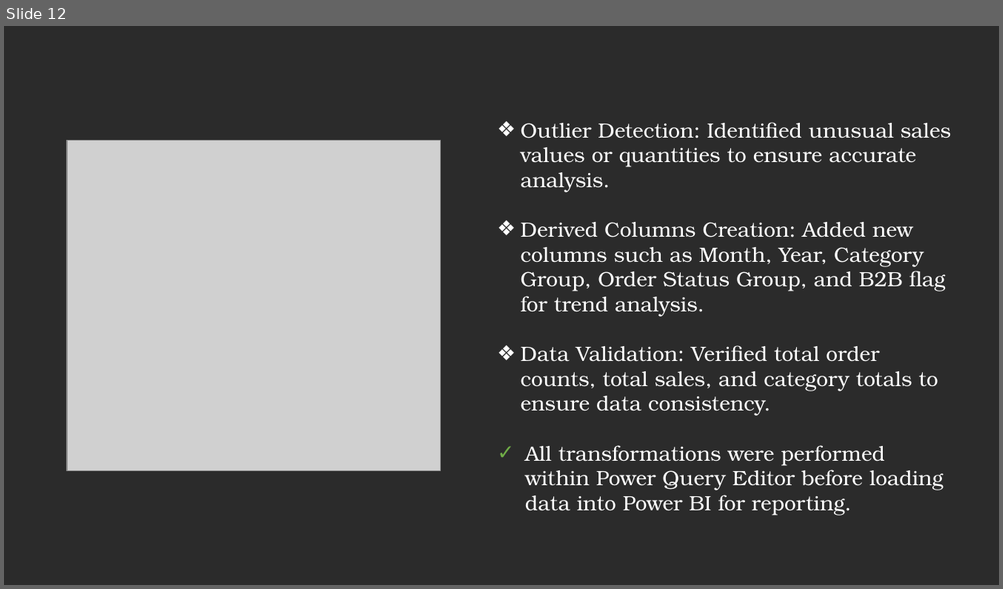
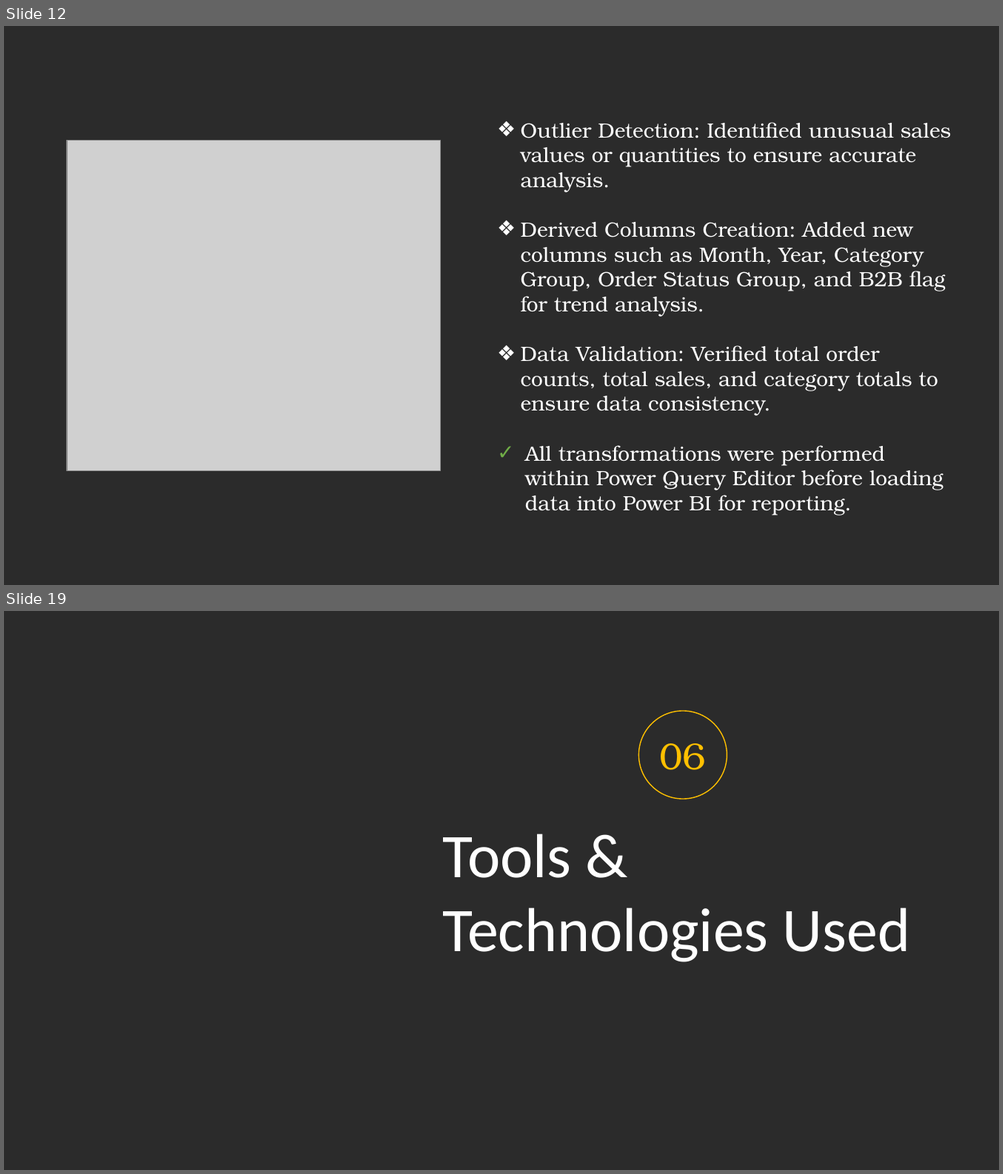
Before and after one commit to prafullwahatule/BI-Amazon-Sale-Report, a slide deck: Report/Amazon Sales Report.pptx. Shown one above the other, each under a label of ours: slide 12 before the commit, slides 12 and 19 after it; the slides between them are not shown. The pictures are 1003x589 and 1003x1174 pixels, drawn with LibreOffice and Linux fonts; fonts in the diff are those of the drawing; grey boxes stand for pictures; background and template pictures are left out; a plain dark background stands for a picture behind light text. Boxes give left, top, right and bottom in pixels: in the first picture for what was removed or moved away, otherwise in the second. Text is boxed around its words. In the diff, an @@ line names an element or a change of style, - is before the commit and + after.

```diff
--- a/Report/Amazon Sales Report.pptx
+++ b/Report/Amazon Sales Report.pptx
@@ slide 19 added at (4, 611, 999, 1170), background picture (left out) @@
@@ ellipse added at (639, 711, 727, 799), outline #FFC000 1 pt, 36 pt, text #FFC000 @@
+06
@@ text added at (443, 834, 910, 963), 60 pt, text #FFFFFF @@
+Tools & Technologies Used
```
Also in this commit, not shown: 1 slide changed, 12 other slides added.
